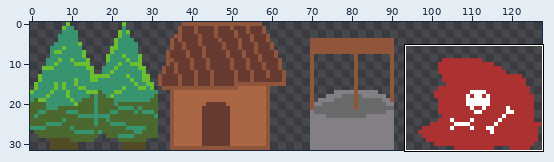
Two versions of one sprite sheet, LD35/impact/media/junk.png. Above, an overview of the earlier version with the close-up marked.
Close-up. Before the commit:
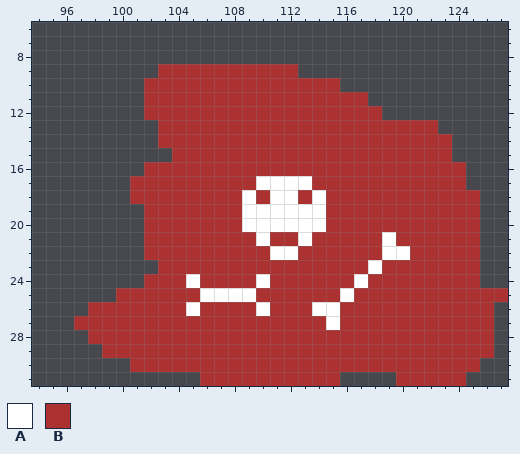
The file is 128x32 pixels. Shown: x 94..127, y 6..31.
Palette (. is transparent): A #ffffff  B #ac3232
Once edited:
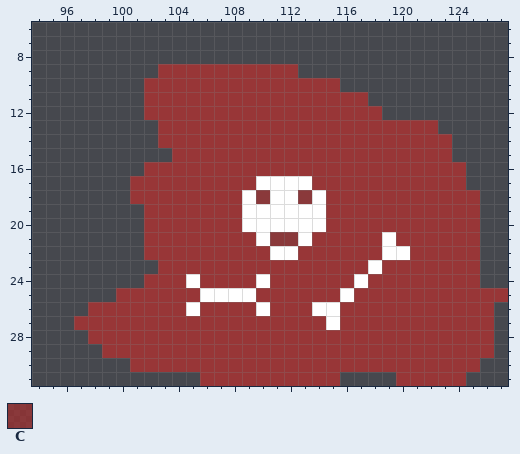
Colours new in this view: C #ac3232aa
From old to new:
colour B: #ac3232 -> #ac3232ce
y 18: x 110 B -> C; x 113 B -> C
y 21: x 111..112 BB -> CC
Changed places in both close-ups, as pixel boxes (x1, y1, x2, y2):
changed: (74, 64, 508, 386)
